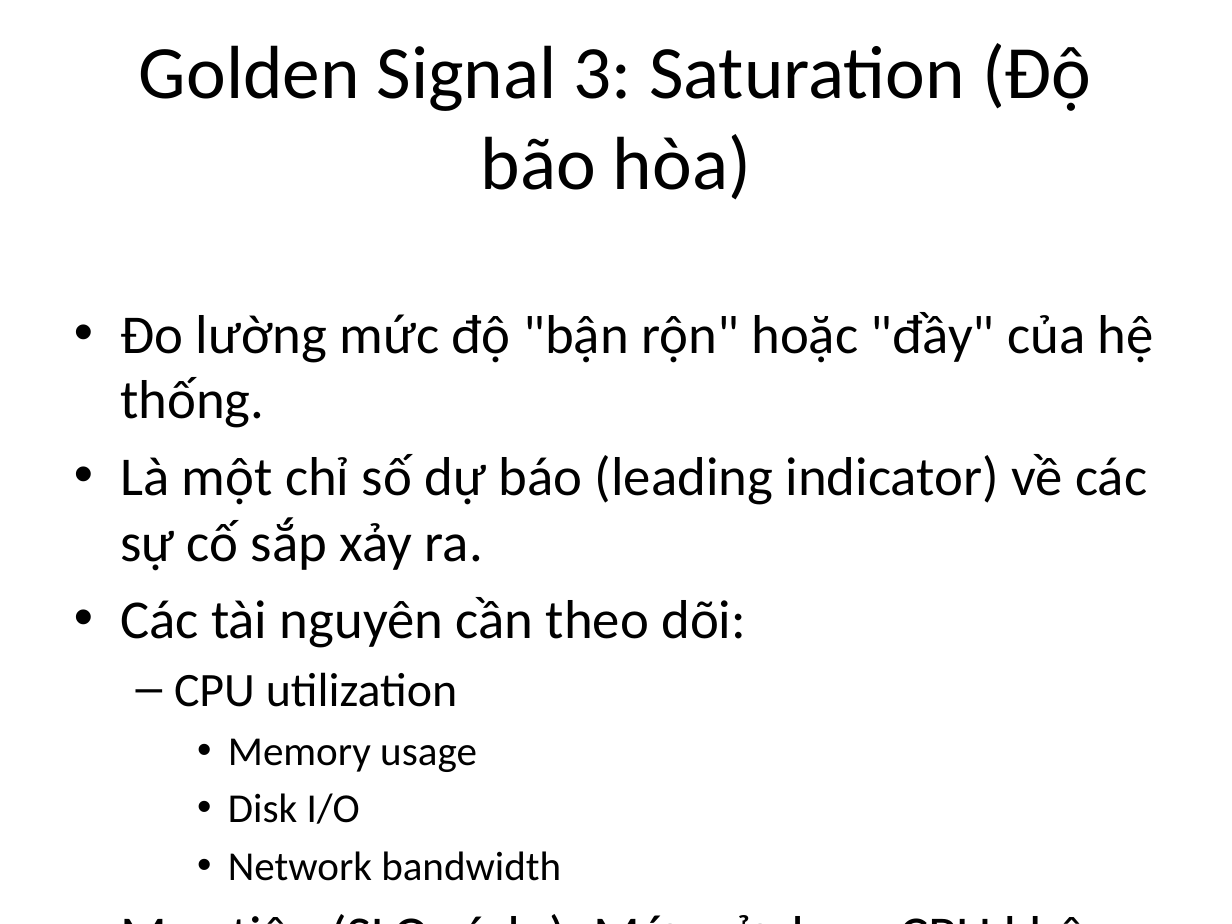
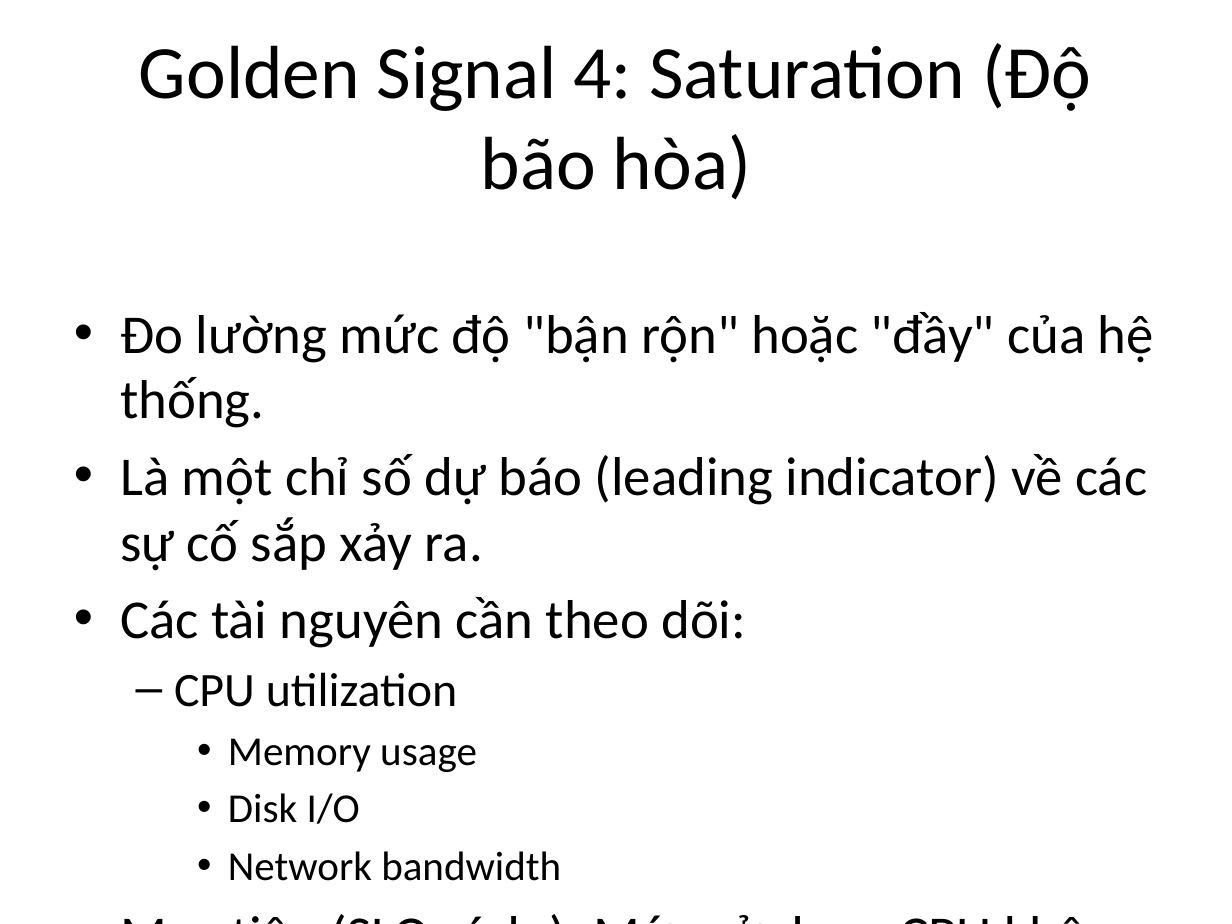
Before and after one commit to 007lock/tech-coaching, a slide deck: slide 10 of Service_Reliability_Presentation.pptx (slide 8 before the commit). Drawn at 1232x924 pixels with LibreOffice and Linux fonts; fonts in the diff are those of the drawing. Boxes give left, top, right and bottom in pixels: in the first picture for what was removed or moved away, otherwise in the second. Text is boxed around its words. In the diff, an @@ line names an element or a change of style, - is before the commit and + after.

Commit message:
Correct golden rule

```diff
--- a/Service_Reliability_Presentation.pptx
+++ b/Service_Reliability_Presentation.pptx
@@ title at (139, 43, 1091, 200): text changed @@
-Golden Signal 3: Saturation (Độ bão hòa)
+Golden Signal 4: Saturation (Độ bão hòa)
```
Also in this commit, not shown: 2 other slides changed, 2 slides added, 3 other files.
